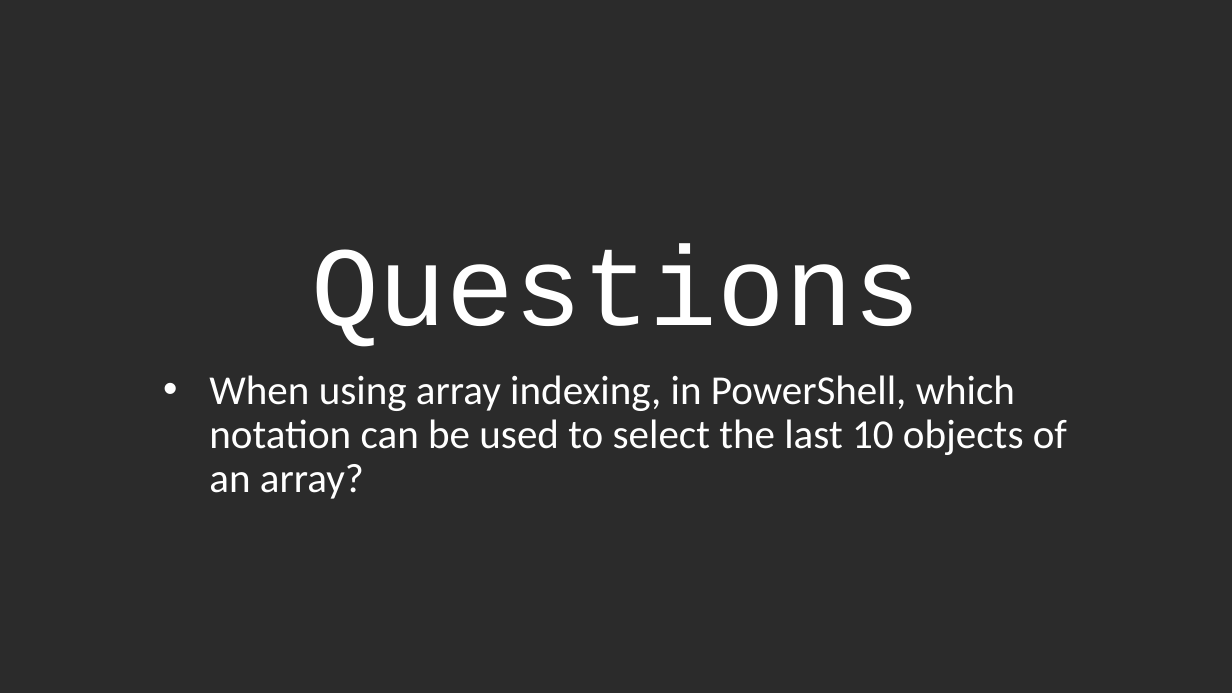
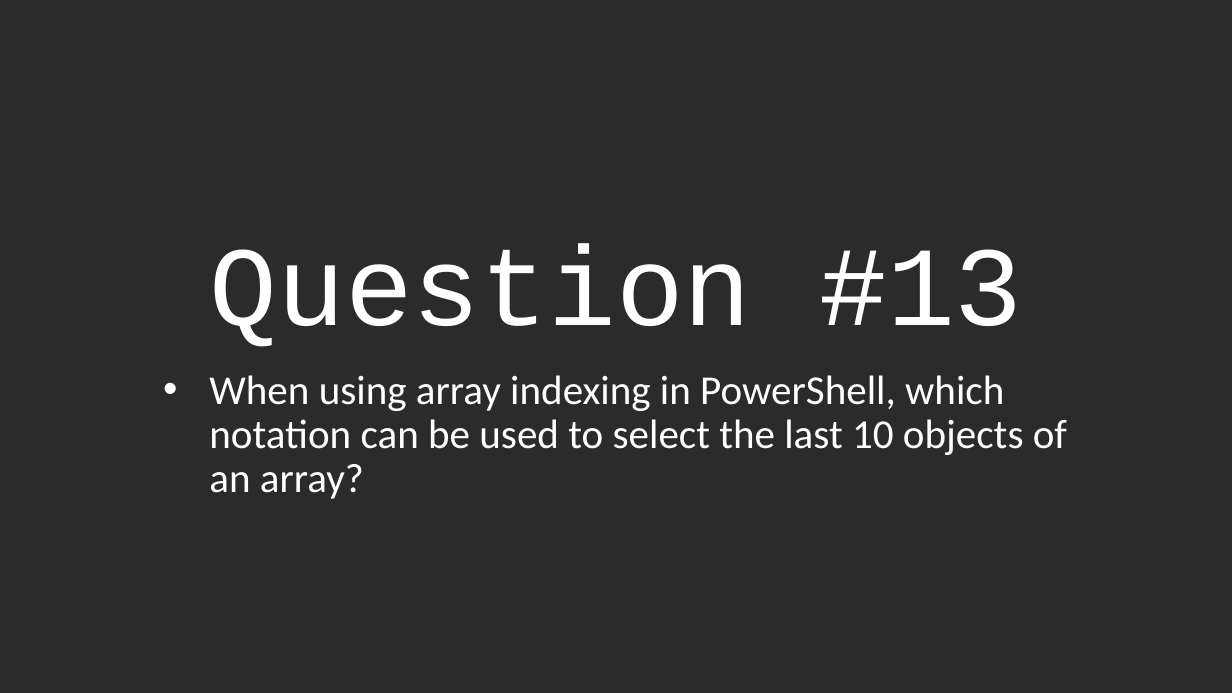
Before and after one commit to jaapbrasser/Events, a slide deck: slide 18 of DuPSuG_PowerShell_Saturday_2016_05_21/PowerQuiz/PowerQuiz.pptx. Drawn at 1232x693 pixels with LibreOffice and Linux fonts; fonts in the diff are those of the drawing; background and template pictures are left out; a plain dark background stands for a picture behind light text. Boxes give left, top, right and bottom in pixels: in the first picture for what was removed or moved away, otherwise in the second. Text is boxed around its words. In the diff, an @@ line names an element or a change of style, - is before the commit and + after.

Commit message:
Added the PowerQuiz answer sheet to the repo and updated pptx

```diff
--- a/DuPSuG_PowerShell_Saturday_2016_05_21/PowerQuiz/PowerQuiz.pptx
+++ b/DuPSuG_PowerShell_Saturday_2016_05_21/PowerQuiz/PowerQuiz.pptx
@@ title at box(210, 244, 1022, 347): text changed @@
-Questions
+Question #13
@@ subtitle at box(209, 375, 1067, 499): text changed @@
-• When using array indexing, in PowerShell, which notation can be used to select the last 10 objects of an array?
+• When using array indexing in PowerShell, which notation can be used to select the last 10 objects of an array?
```
Also in this commit, not shown: 21 other slides changed, 1 other file.
